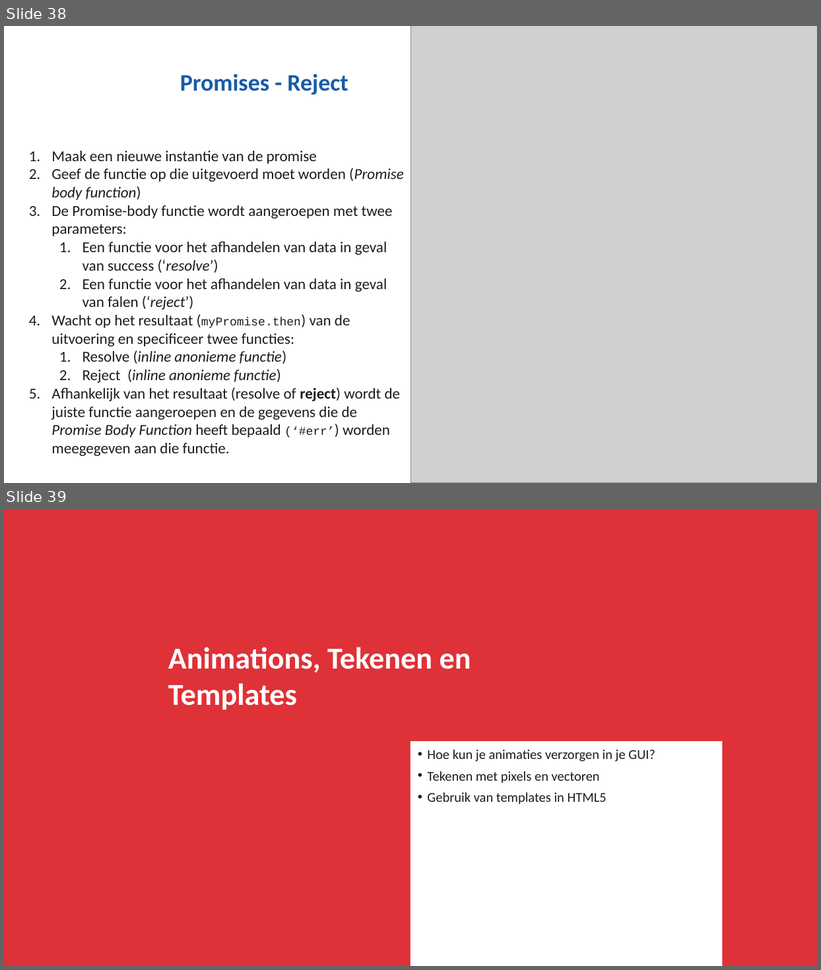
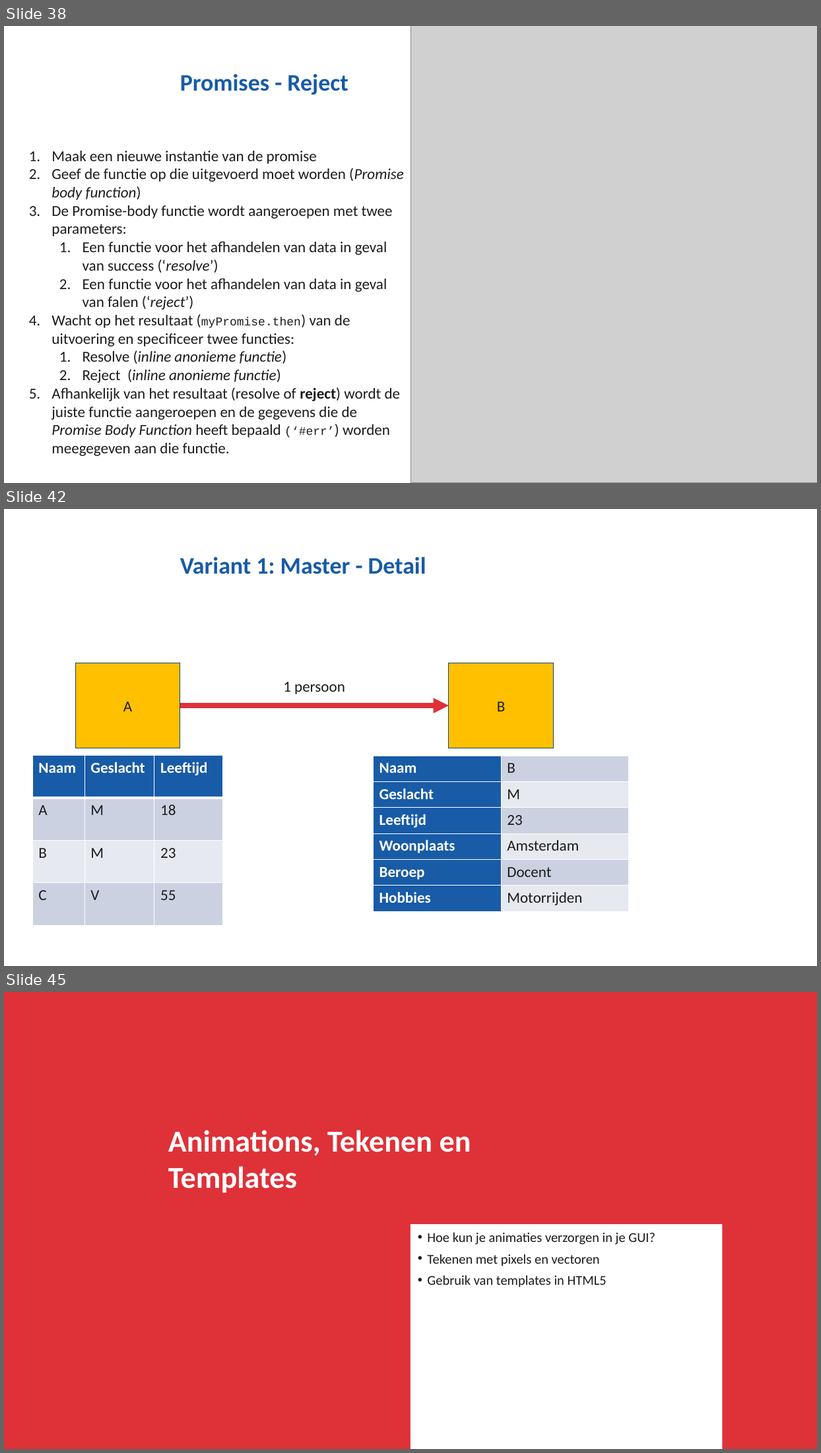
Before and after one commit to NHLStenden/Flex-WebDevelopment-FrontEndDevelopment, a slide deck: Presentatie/Front-End Development.pptx. Shown one above the other, each under a label of ours: slides 38 and 39 before the commit, slides 38, 42 and 45 after it; the slides between them are not shown. The pictures are 821x970 and 821x1453 pixels, drawn with LibreOffice and Linux fonts; fonts in the diff are those of the drawing; grey boxes stand for pictures; background and template pictures are left out. Boxes give left, top, right and bottom in pixels: in the first picture for what was removed or moved away, otherwise in the second. Text is boxed around its words. In the diff, an @@ line names an element or a change of style, - is before the commit and + after.

```diff
--- a/Presentatie/Front-End Development.pptx
+++ b/Presentatie/Front-End Development.pptx
@@ slide 42 added at (x1=4, y1=509, x2=817, y2=966), background #FFFFFF @@
@@ title added at (x1=180, y1=557, x2=426, y2=574), 28 pt, text #185BA7, bold @@
+Variant 1: Master - Detail
@@ rectangle added at (x1=75, y1=663, x2=180, y2=748), fill #FFC000, outline #12437C 1 pt, 18 pt, text #1C1C1A @@
+A
@@ rectangle added at (x1=449, y1=663, x2=553, y2=748), fill #FFC000, outline #12437C 1 pt, 18 pt, text #1C1C1A @@
+B
@@ text added at (x1=283, y1=682, x2=345, y2=694), 18 pt, text #1C1C1A @@
+1 persoon
@@ arrow added from (180, 706) to (449, 706), #DF3138 6 pt @@
@@ table added at (x1=32, y1=755, x2=224, y2=925), 4 rows, 3 columns @@
+Naam | Geslacht | Leeftijd
+A | M | 18
+B | M | 23
+C | V | 55
@@ table added at (x1=373, y1=756, x2=629, y2=912), 6 rows, 2 columns @@
+Naam | B
+Geslacht | M
+Leeftijd | 23
+Woonplaats | Amsterdam
+Beroep | Docent
+Hobbies | Motorrijden
@@ what was slide 39 is now slide 45 @@
```
Also in this commit, not shown: 1 slide changed, 4 other slides added, 10 other files.
